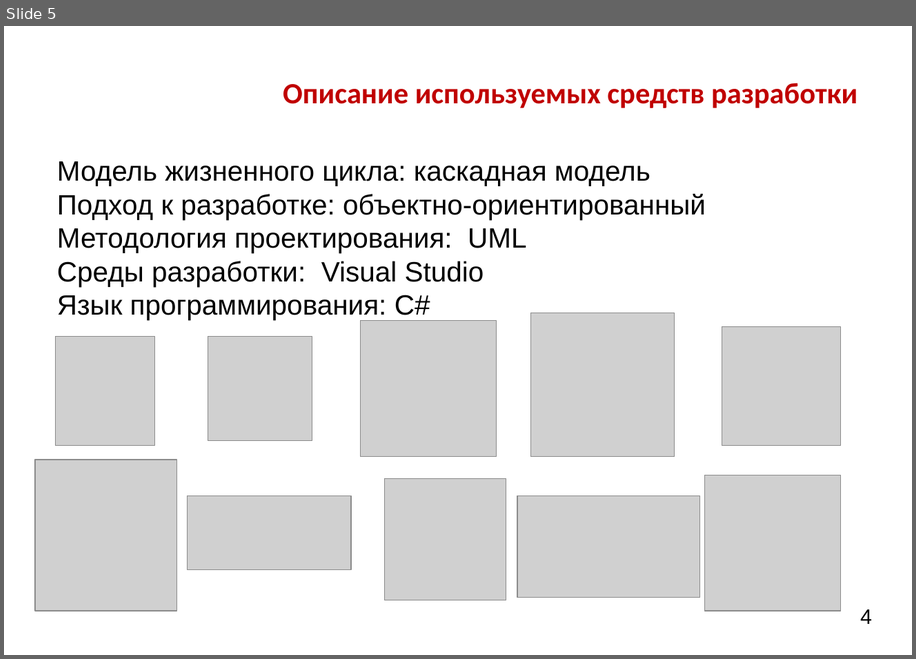
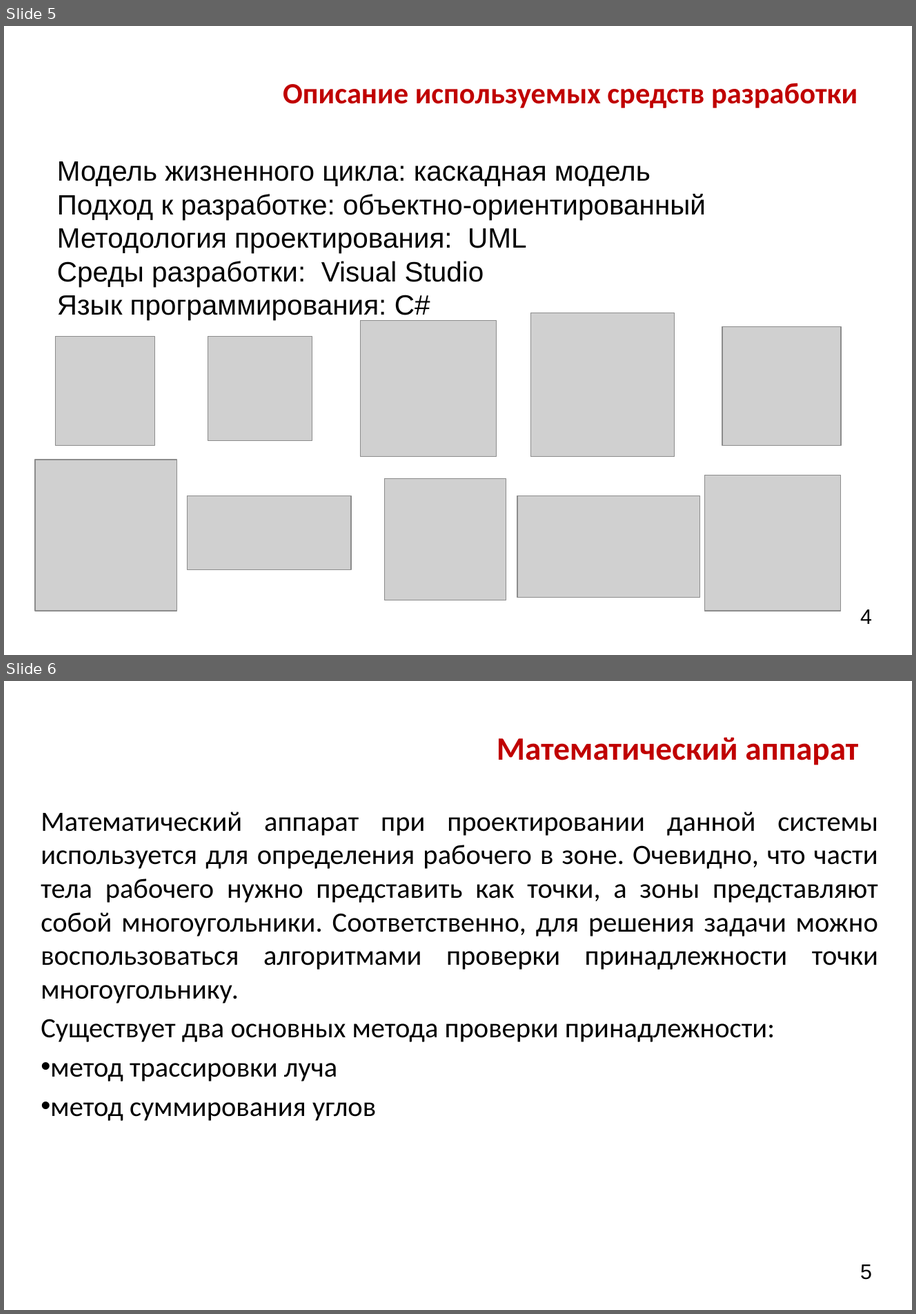
Before and after one commit to GoldGreen/Skeletonization, a slide deck: Engineering/Презентацияя.pptx. Shown one above the other, each under a label of ours: slide 5 before the commit, slides 5 and 6 after it. The pictures are 916x659 and 916x1314 pixels, drawn with LibreOffice and Linux fonts; fonts in the diff are those of the drawing; grey boxes stand for pictures; background and template pictures are left out. Boxes give left, top, right and bottom in pixels: in the first picture for what was removed or moved away, otherwise in the second. Text is boxed around its words. In the diff, an @@ line names an element or a change of style, - is before the commit and + after.

```diff
--- a/Engineering/Презентацияя.pptx
+++ b/Engineering/Презентацияя.pptx
@@ slide 6 added at [4,681,912,1310], background picture (left out) @@
@@ title added at [497,737,858,765], 28 pt, text #C00000, bold @@
+Математический аппарат
@@ text added at [41,811,878,1121], 24 pt, text #000000 @@
+Математический аппарат при проектировании данной системы используется для определения рабочего в зоне. Очевидно, что части тела рабочего нужно представить как точки, а зоны представляют собой многоугольники. Соответственно, для решения задачи можно воспользоваться алгоритмами проверки принадлежности точки многоугольнику.
+Существует два основных метода проверки принадлежности:
+• метод трассировки луча
+• метод суммирования углов
@@ text added at [860,1264,872,1279], 18 pt, text #000000 @@
+5
```
Also in this commit, not shown: 21 slides changed, 2 other slides added, 1 slide removed, 13 other files.
